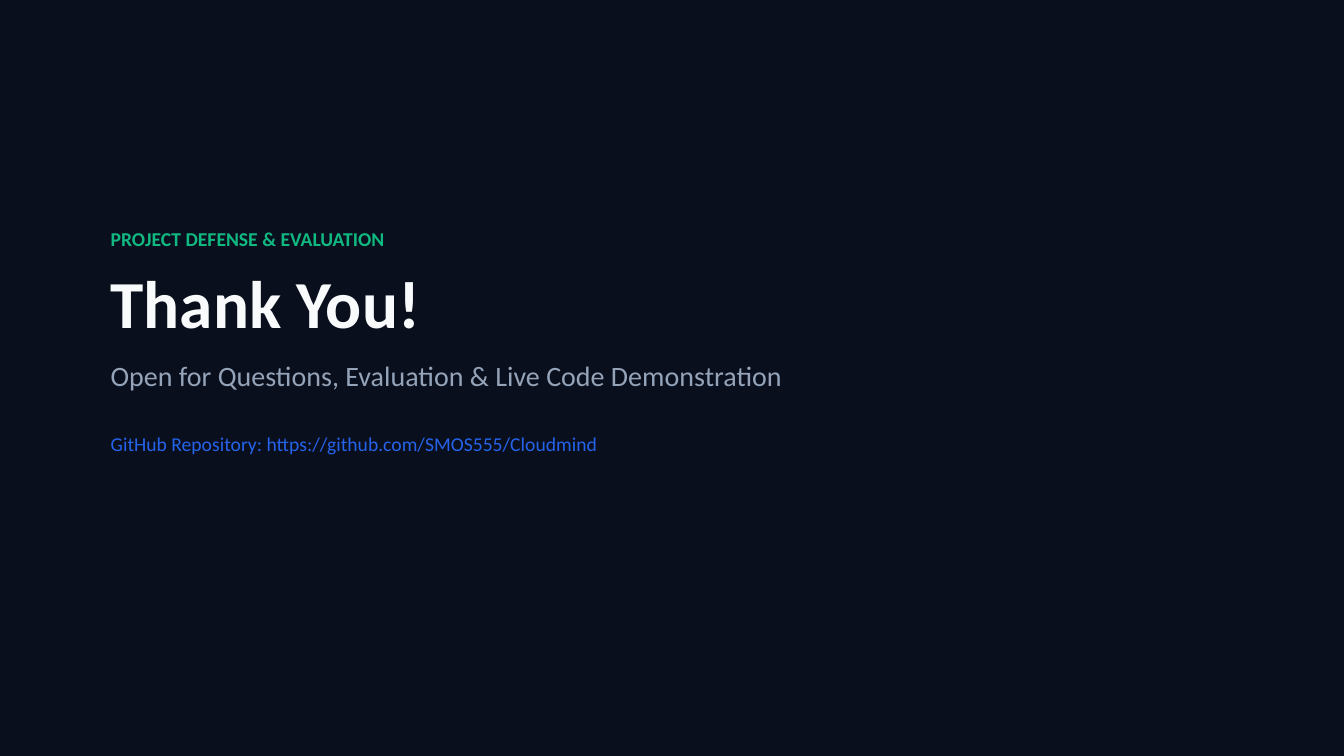
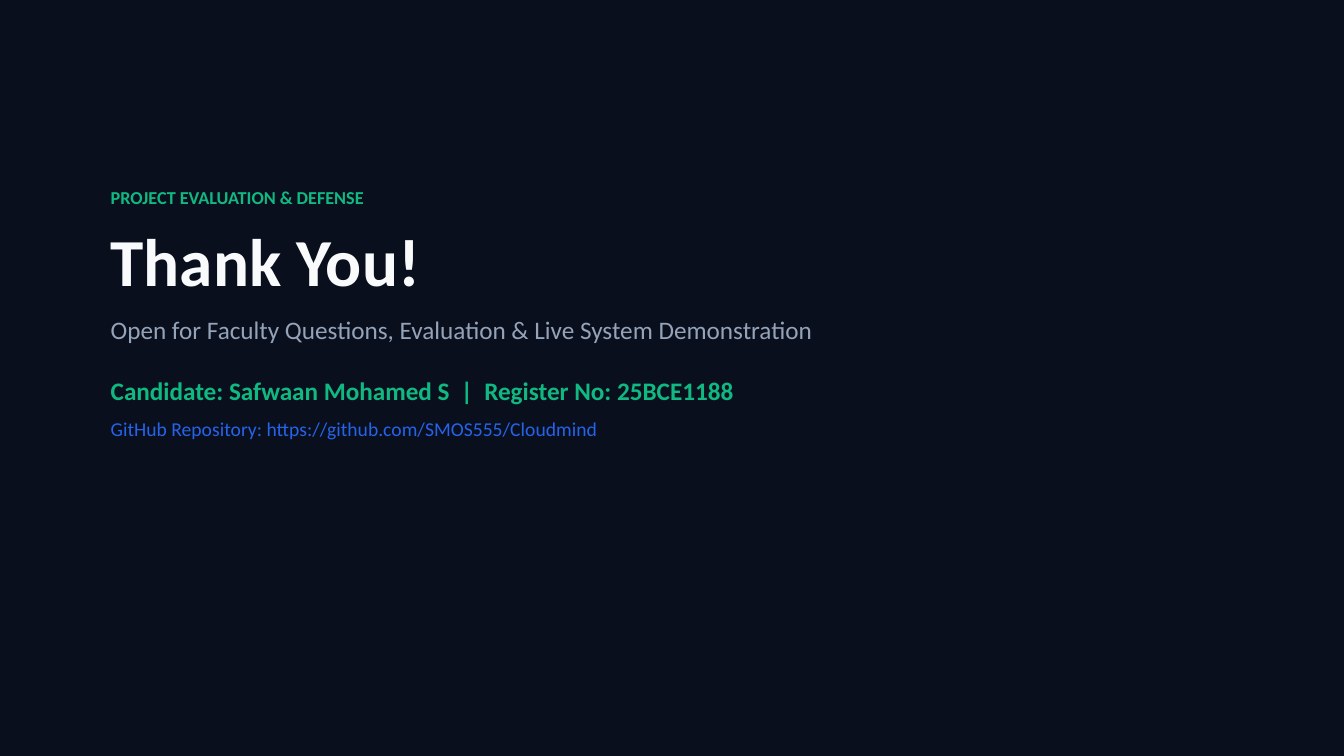
Before and after one commit to SMOS555/Cloudmind, a slide deck: slide 17 of CloudMind_AI_Project_Presentation.pptx (slide 14 before the commit). Drawn at 1344x756 pixels with LibreOffice and Linux fonts; fonts in the diff are those of the drawing. Boxes give left, top, right and bottom in pixels: in the first picture for what was removed or moved away, otherwise in the second. Text is boxed around its words. In the diff, an @@ line names an element or a change of style, - is before the commit and + after.

Commit message:
docs: update full work presentation with all 7 screenshots and candidate contributions

```diff
--- a/CloudMind_AI_Project_Presentation.pptx
+++ b/CloudMind_AI_Project_Presentation.pptx
@@ text "PROJECT EVALUATION & DEFENSE": place and size @@
-text "PROJECT EVALUATION & DEFENSE" at box(111, 233, 782, 455)
+text "PROJECT EVALUATION & DEFENSE" at box(111, 192, 812, 440)
@@ text at box(111, 192, 364, 204): text changed; size 14 to 13 pt @@
-PROJECT DEFENSE & EVALUATION
+PROJECT EVALUATION & DEFENSE
@@ text at box(111, 321, 812, 405): text changed; size 20 to 18 pt @@
-Open for Questions, Evaluation & Live Code Demonstration
+Open for Faculty Questions, Evaluation & Live System Demonstration
+Candidate: Safwaan Mohamed S | Register No: 25BCE1188
@@ text at box(111, 422, 597, 440): less space between paragraphs @@
```
Also in this commit, not shown: 7 other slides changed, 9 slides added, 6 slides removed, 10 other files.
